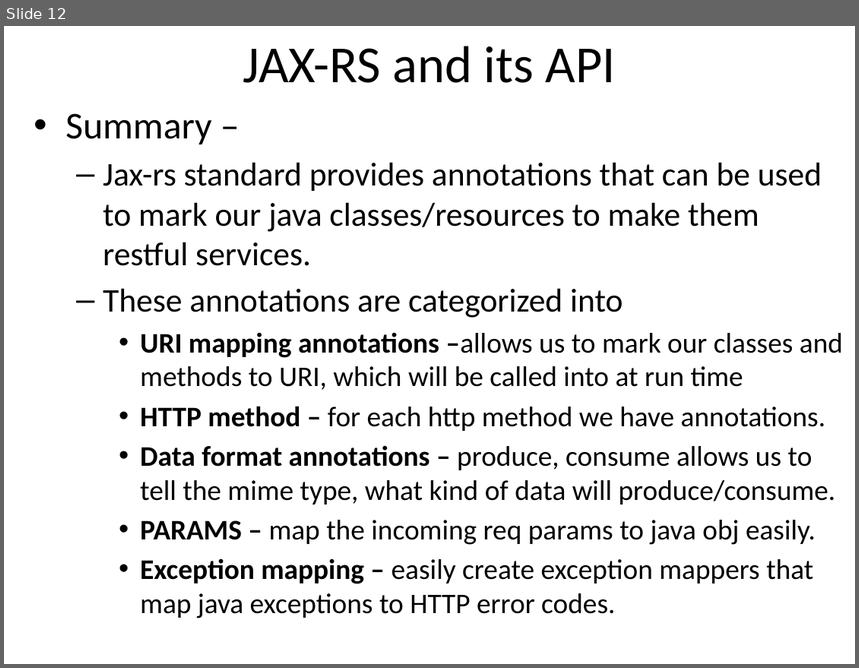
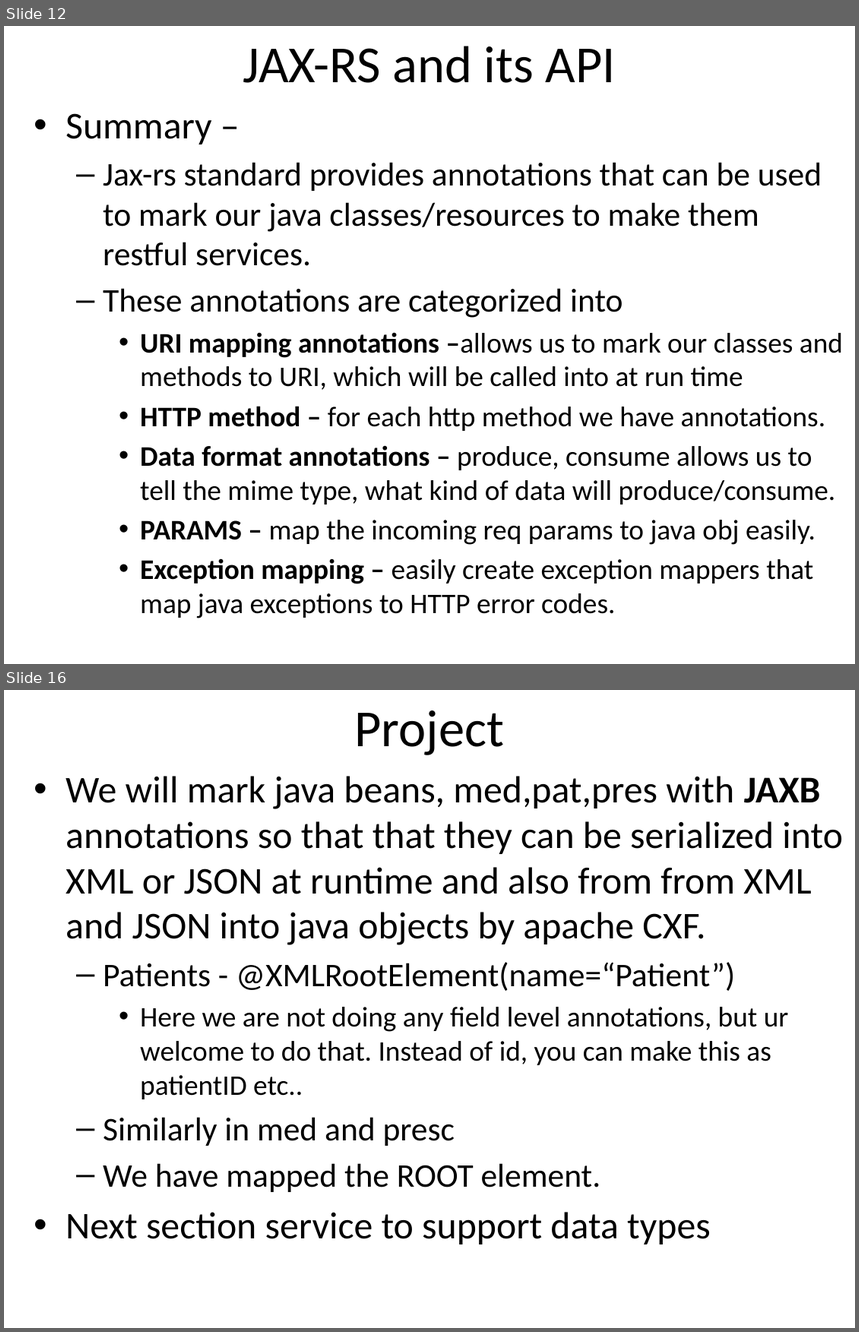
Before and after one commit to email2dorababu/SCALA_Reading, a slide deck: REST/REST_UDEMY_Section14_Implementation.pptx. Shown one above the other, each under a label of ours: slide 12 before the commit, slides 12 and 16 after it; the slides between them are not shown. The pictures are 859x668 and 859x1332 pixels, drawn with LibreOffice and Linux fonts; fonts in the diff are those of the drawing. Boxes give left, top, right and bottom in pixels: in the first picture for what was removed or moved away, otherwise in the second. Text is boxed around its words. In the diff, an @@ line names an element or a change of style, - is before the commit and + after.

```diff
--- a/REST/REST_UDEMY_Section14_Implementation.pptx
+++ b/REST/REST_UDEMY_Section14_Implementation.pptx
@@ slide 16 added at (4,690,855,1328), background #FFFFFF @@
@@ title added at (355,711,504,755), 44 pt, text #000000 @@
+Project
@@ text added at (66,776,843,1245), 32 pt, text #000000 @@
+• We will mark java beans, med,pat,pres with JAXB annotations so that that they can be serialized into XML or JSON at runtime and also from from XML and JSON into java objects by apache CXF.
+  – Patients - @XMLRootElement(name=“Patient”)
+    • Here we are not doing any field level annotations, but ur welcome to do that. Instead of id, you can make this as patientID etc..
+  – Similarly in med and presc
+  – We have mapped the ROOT element.
+• Next section service to support data types
```
Also in this commit, not shown: 4 other slides added, 1 other file.
